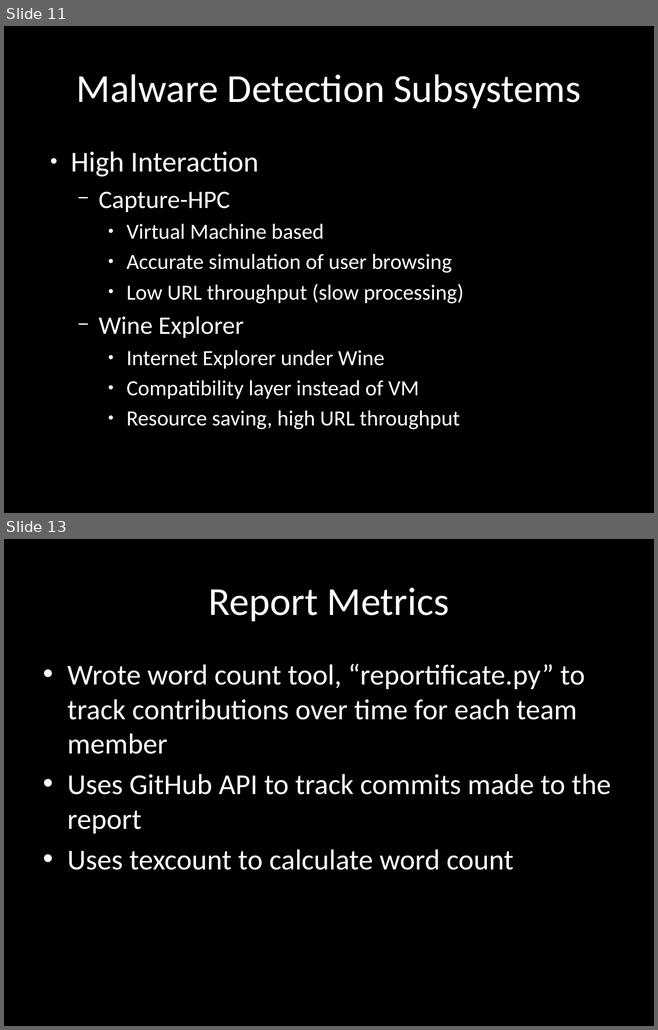
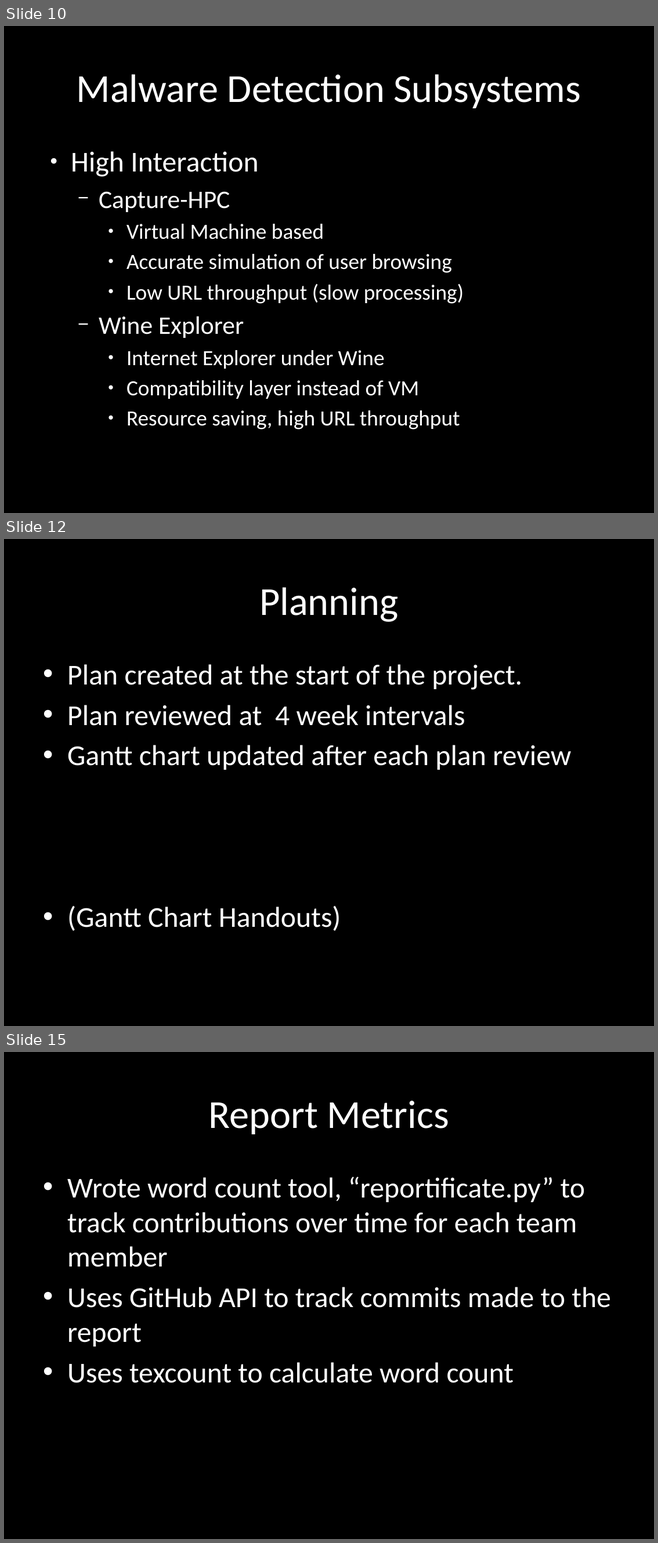
Before and after one commit to chrissorchard/malucrawl, a slide deck: doc/pres3/wk12-progress.pptx. Shown one above the other, each under a label of ours: slides 11 and 13 before the commit, slides 10, 12 and 15 after it; the slides between them are not shown. The pictures are 658x1030 and 658x1543 pixels, drawn with LibreOffice and Linux fonts; fonts in the diff are those of the drawing; background and template pictures are left out. Boxes give left, top, right and bottom in pixels: in the first picture for what was removed or moved away, otherwise in the second. Text is boxed around its words. In the diff, an @@ line names an element or a change of style, - is before the commit and + after.

```diff
--- a/doc/pres3/wk12-progress.pptx
+++ b/doc/pres3/wk12-progress.pptx
@@ slide 12 added at [4,539,654,1026], background picture (left out) @@
@@ title added at [259,587,398,622], 44 pt, text #FFFFFF @@
+Planning
@@ text added at [67,664,571,931], 32 pt, text #FFFFFF @@
+• Plan created at the start of the project.
+• Plan reviewed at 4 week intervals
+• Gantt chart updated after each plan review
+• (Gantt Chart Handouts)
@@ what was slide 11 is now slide 10 @@
@@ what was slide 13 is now slide 15 @@
```
Also in this commit, not shown: 6 slides changed, 5 other slides added, 4 slides removed.
